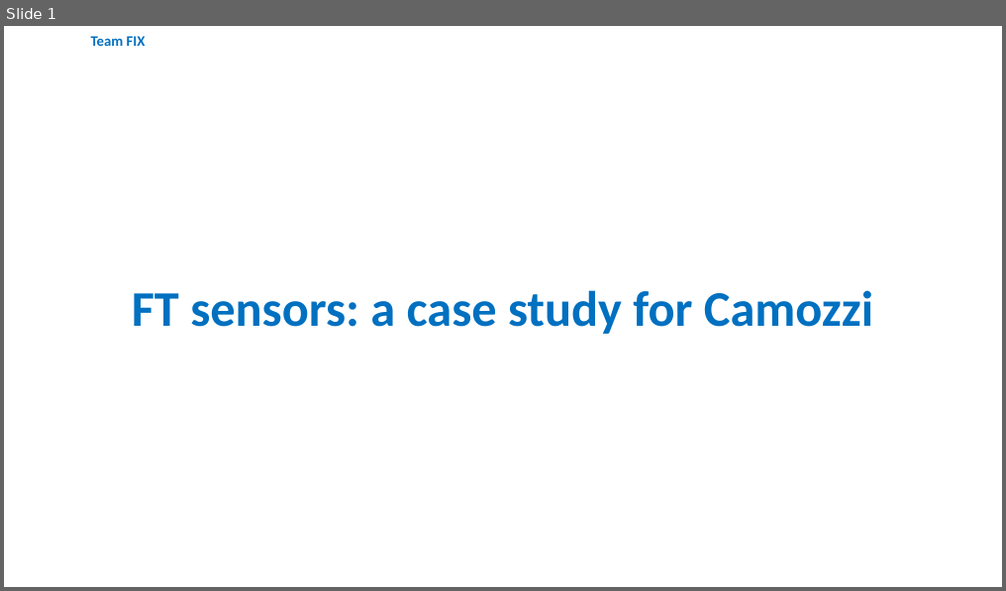
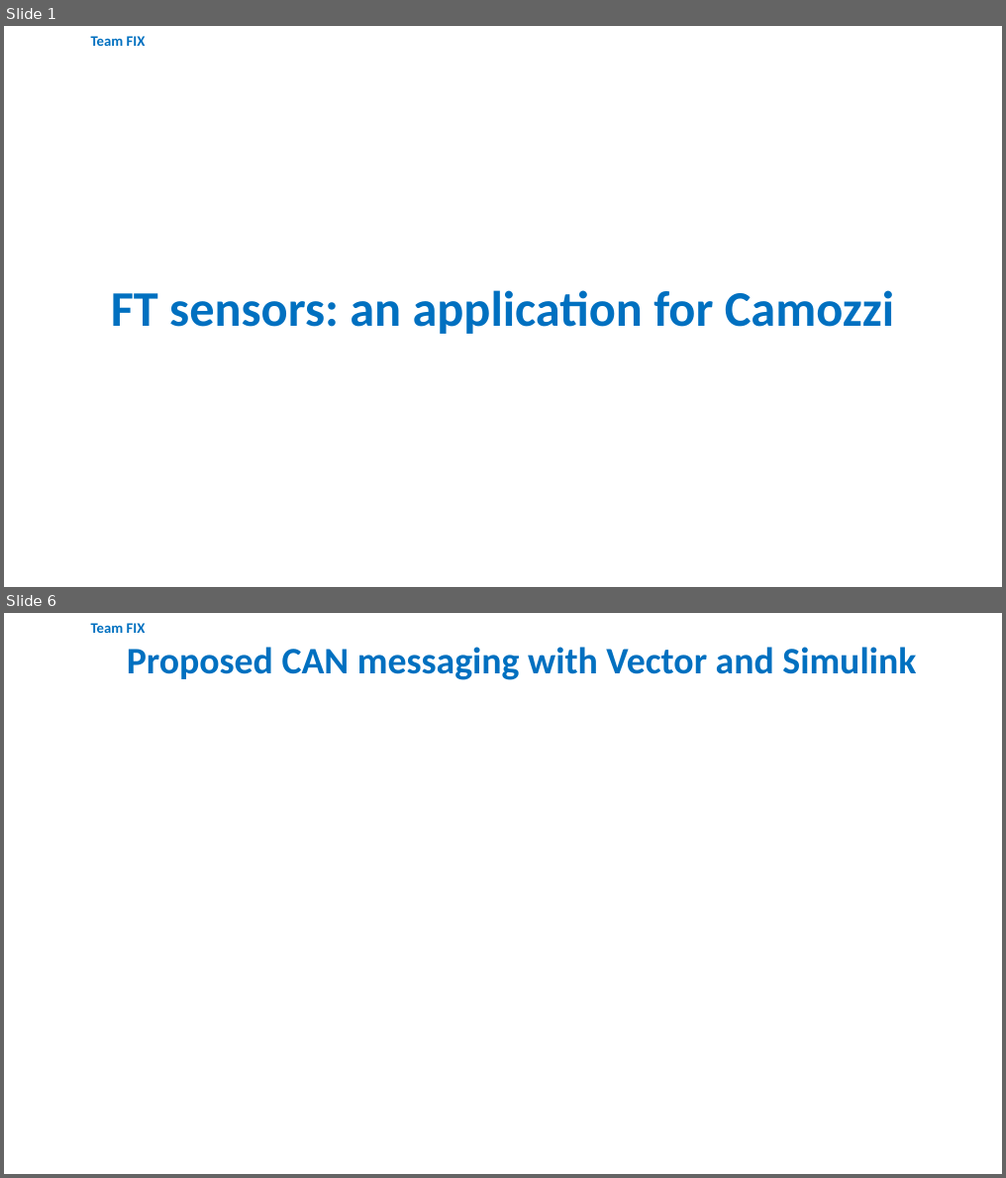
Before and after one commit to icub-tech-iit/ft-sensors-simulink, a slide deck: assets/camozzi_presentation_20220111.pptx. Shown one above the other, each under a label of ours: slide 1 before the commit, slides 1 and 6 after it; the slides between them are not shown. The pictures are 1006x591 and 1006x1178 pixels, drawn with LibreOffice and Linux fonts; fonts in the diff are those of the drawing; background and template pictures are left out. Boxes give left, top, right and bottom in pixels: in the first picture for what was removed or moved away, otherwise in the second. Text is boxed around its words. In the diff, an @@ line names an element or a change of style, - is before the commit and + after.

```diff
--- a/assets/camozzi_presentation_20220111.pptx
+++ b/assets/camozzi_presentation_20220111.pptx
@@ slide 6 added at [4,613,1002,1174], background #FFFFFF; not listed: 1 template element that a slide beside it also shows @@
@@ text added at [127,647,916,680], 36 pt, text #0070C0, bold @@
+Proposed CAN messaging with Vector and Simulink
@@ slide 1 changed as well @@
@@ text at [111,290,894,334]: text changed @@
-FT sensors: a case study for Camozzi
+FT sensors: an application for Camozzi
```
Also in this commit, not shown: 4 other slides added, 1 slide removed, 2 other files.
